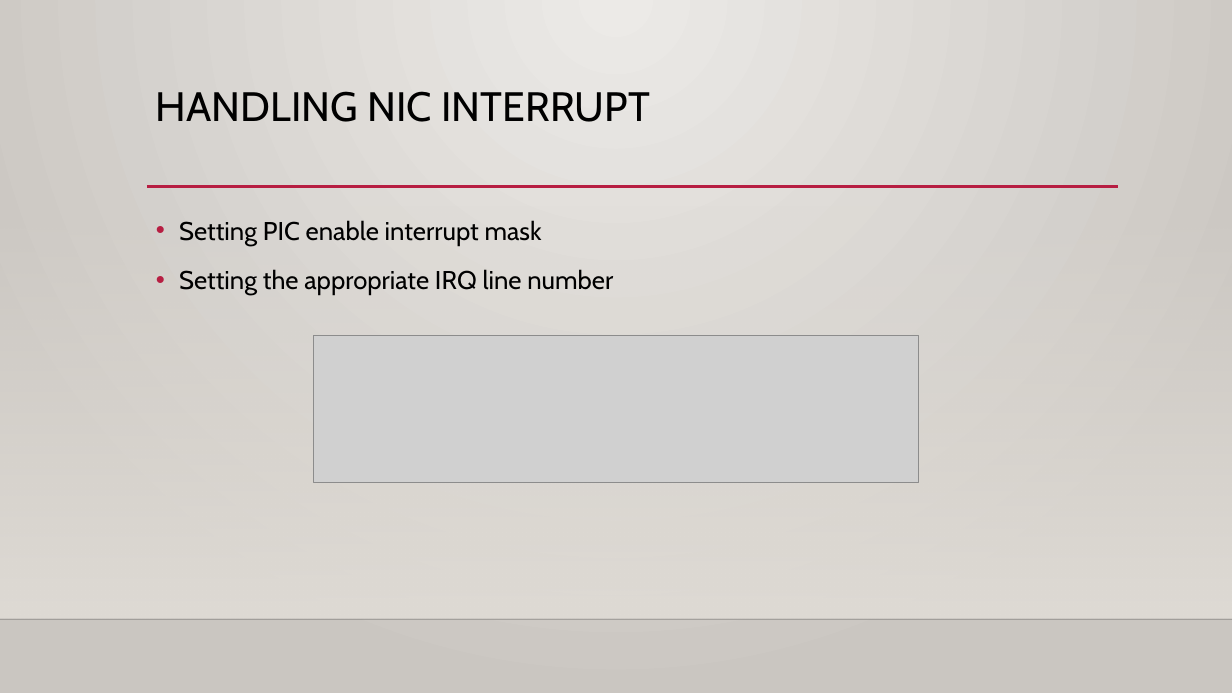
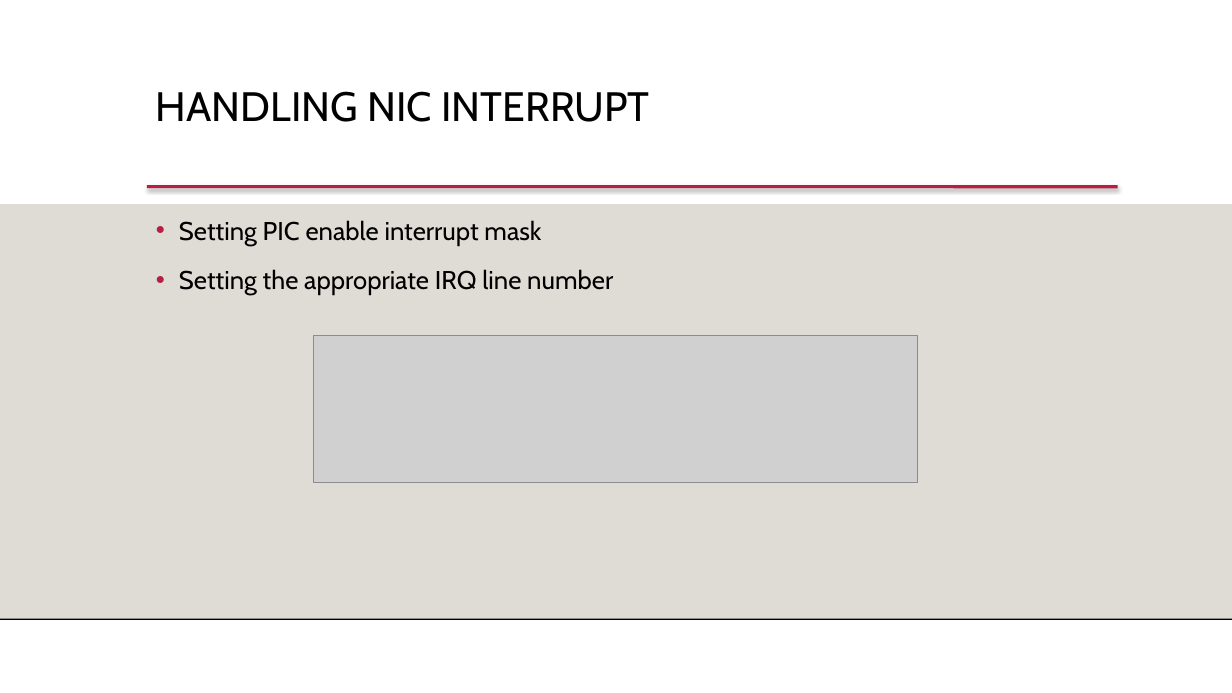
Before and after one commit to itaysnir/SnirOS, a slide deck: slide 5 of JOS.pptx. Drawn at 1232x693 pixels with LibreOffice and Linux fonts; fonts in the diff are those of the drawing; grey boxes stand for pictures; background and template pictures are left out. Boxes give left, top, right and bottom in pixels: in the first picture for what was removed or moved away, otherwise in the second. Text is boxed around its words. In the diff, an @@ line names an element or a change of style, - is before the commit and + after.

```diff
--- a/JOS.pptx
+++ b/JOS.pptx
@@ background gradient #ECEAE7 to #CAC7C1 to #FFFFFF @@
@@ rectangle at (0, 204, 1232, 619): fill gradient #DFDBD5 to #DFDBD5 @@
@@ line (147, 187) - (1118, 187): stroke #B71E42 2.5 pt to #B71E42 2.49 pt @@
@@ line (0, 619) - (1232, 619): stroke #000001 1 pt to #000001 0.99 pt @@
```
Also in this commit, not shown: 13 other slides changed.
